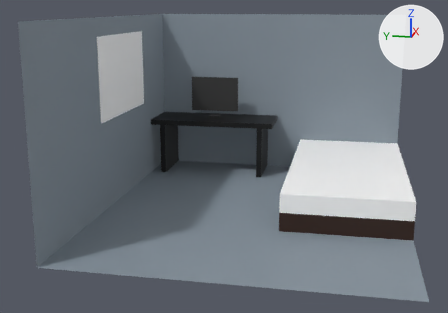
The Blender file models/3d-room.blend, before and after one commit.
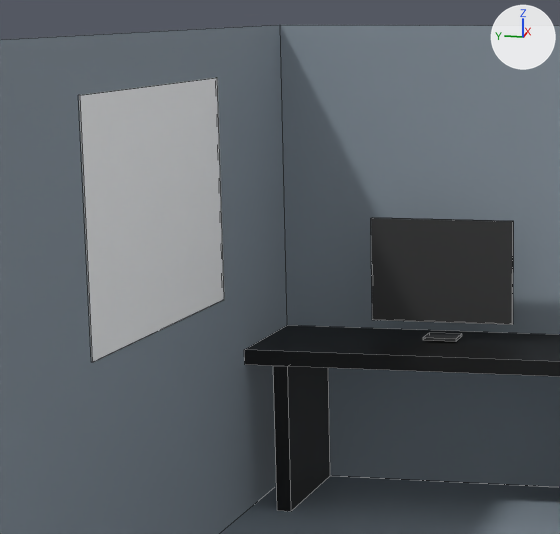
Old and new are each drawn whole from a 50 mm camera at (-22.09, -3.39, 6.81) aimed at (-2.52, 0.52, 1.92) and again close up on the part from 16% to 57% of the width and 2% to 57% of the height. Arrows for +X, +Y and +Z are at upper right; the lights stay in place. The last two pictures show the newer version. The close-ups show mesh edges as thin lines.

The scene before the commit, as lines of its bpy script (objects in view):
```python
me_cube_004 = bpy.data.meshes.new('Cube.004')
me_cube_004.from_pydata(...)  # a box spanning x -1.0..1.0, y -1.0..1.0, z -1.0..1.0
me_cube_004.materials.append(mat_whiteboard)  # white #ffffff
me_plane = bpy.data.meshes.new('Plane')
me_plane.from_pydata([(-1.0, -1.0, 0.0), (1.0, -1.0, 0.0), (-1.0, 1.0, 0.0), (1.0, 1.0, 0.0)], [], [(0, 1, 3, 2)])
me_plane.materials.append(mat_wall)  # grey #8995a0
me_plane_001 = bpy.data.meshes.new('Plane.001')
me_plane_001.from_pydata([(-1.0, -1.0, 0.0), (1.0, -1.0, 0.0), (-1.0, 1.0, 0.0), (1.0, 1.0, 0.0)], [], [(0, 1, 3, 2)])
me_plane_001.materials.append(mat_wall)  # grey #8995a0
ob_floor = bpy.data.objects.new('floor', me_plane)
ob_floor.location = (-2.0, -0.5, 0.0)
ob_floor.scale = (6.0, 5.0, 4.0)
ob_left_wall = bpy.data.objects.new('left-wall', me_plane_001)
ob_left_wall.location = (-2.0, 4.5, 3.2)
ob_left_wall.rotation_euler = (1.571, 0.0, 0.0)  # degrees (90, 0, 0)
ob_left_wall.scale = (6.0, 3.2, 4.0)
ob_whiteboard = bpy.data.objects.new('whiteboard', me_cube_004)
ob_whiteboard.location = (-1.0, 4.5, 4.4)
ob_whiteboard.scale = (2.2, 0.01, 1.4)
# also in view: 'front-wall' at (4.0, -0.5, 3.2); 'tabletop' at (3.0, 2.0, 2.1); 'screen' at (3.27, 2.07, 3.15); 'left-leg' at (3.0, 4.0, 1.0)
```
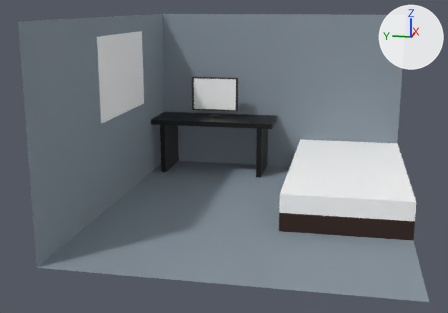
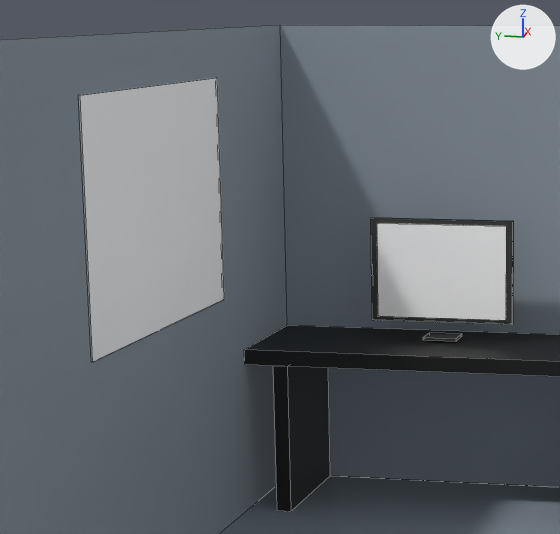
Where the change shows, as pixel boxes [x1, y1, x2, y2] in the close-ups (560 x 534 px):
'display', added
    after: [377, 223, 506, 320]
'screen', unchanged, covered by the edit
    both: [371, 218, 514, 325]

The edits, one by one:
Mesh me_cube_008 is new.
It is a box spanning x -1.0..1.0, y -1.0..1.0, z -1.0..1.0.
It uses material mat_whiteboard (white #ffffff).
Object 'display' (ob_display) is new; it shows me_cube_008.
Its location is (3.25, 2.07, 3.15).
Its scale is (0.0319, -0.893, -0.638).
